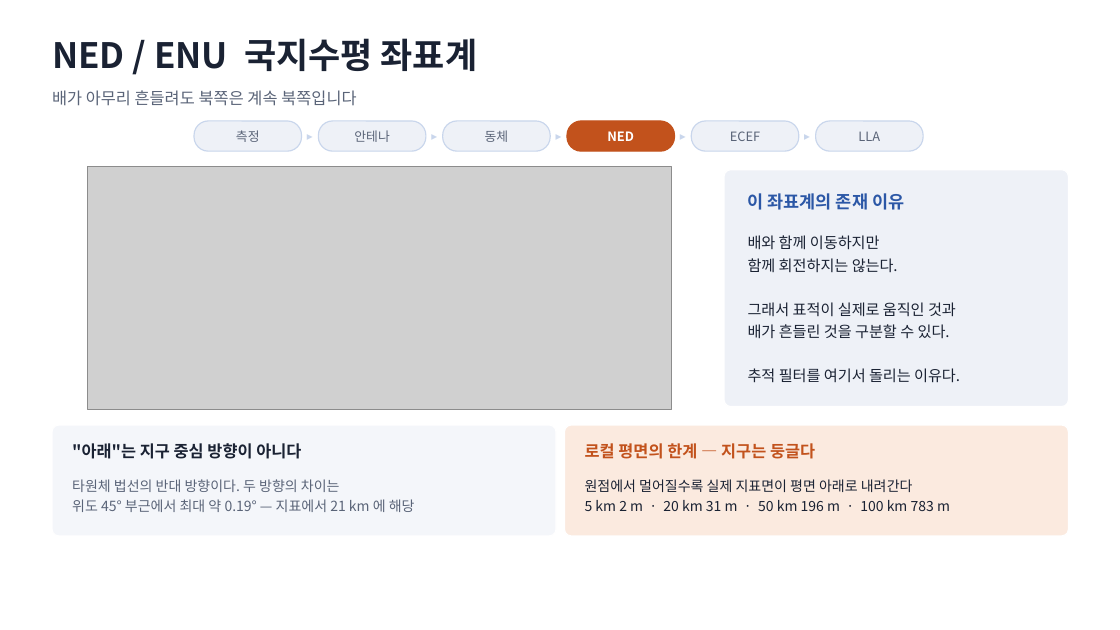
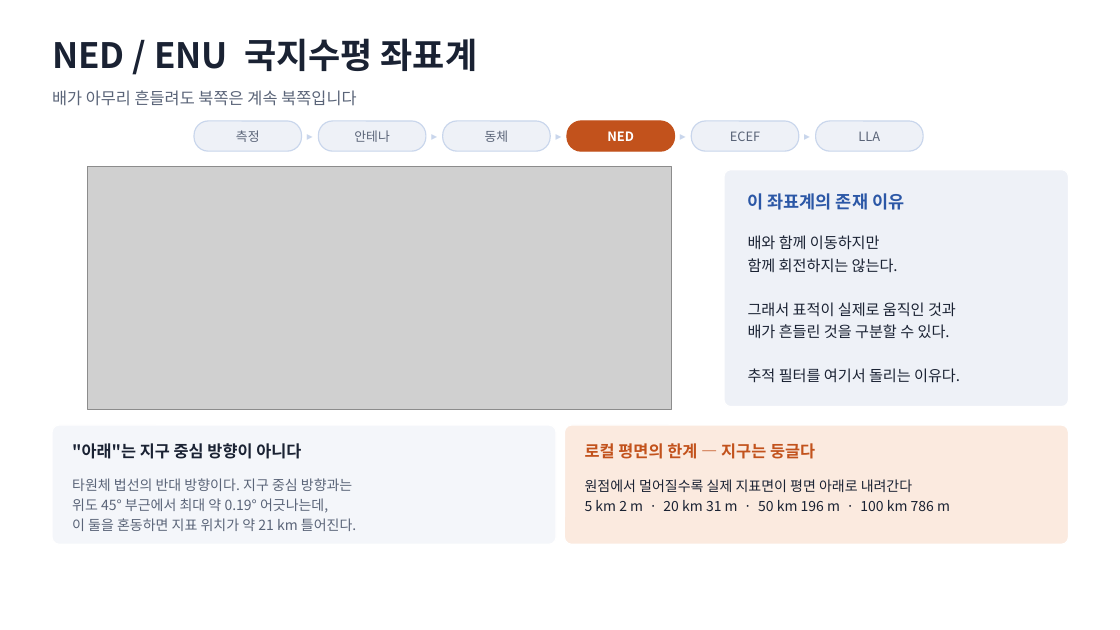
Before and after one commit to harley-hwan/IpcProc, a slide deck: slide 17 of Part2_CoordFrames/ref/산출물/Chapter2_coordinate_systems.pptx. Drawn at 1120x630 pixels with LibreOffice and Linux fonts; fonts in the diff are those of the drawing; grey boxes stand for pictures. Boxes give left, top, right and bottom in pixels: in the first picture for what was removed or moved away, otherwise in the second. Text is boxed around its words. In the diff, an @@ line names an element or a change of style, - is before the commit and + after.

Commit message:
docs(part2): 발표자료 초심자용으로 보완, 4장·7장 그림 재구성
- 4장을 "한 표적을 여러 좌표계가 재는 장면" 그림 중심으로 다시 구성
- 7장 그림을 같은 배·표적 위에 축만 90° 돌린 형태로 교체
- 오류 수정(z 약속 범위, UV asin→atan2, 곡률 786 m)과 초심자용 설명 보강
- txt 방위각 오기 20→30도 수정

```diff
--- a/Part2_CoordFrames/ref/산출물/Chapter2_coordinate_systems.pptx
+++ b/Part2_CoordFrames/ref/산출물/Chapter2_coordinate_systems.pptx
@@ rounded rectangle: place and size @@
-rounded rectangle at box(52, 425, 556, 536)
+rounded rectangle at box(52, 425, 556, 544)
@@ rounded rectangle: place and size @@
-rounded rectangle at box(565, 425, 1069, 536)
+rounded rectangle at box(565, 425, 1069, 544)
@@ text at box(72, 478, 356, 531): text changed @@
-타원체 법선의 반대 방향이다. 두 방향의 차이는
-위도 45° 부근에서 최대 약 0.19° — 지표에서 21 km 에 해당
+타원체 법선의 반대 방향이다. 지구 중심 방향과는
+위도 45° 부근에서 최대 약 0.19° 어긋나는데,
+이 둘을 혼동하면 지표 위치가 약 21 km 틀어진다.
@@ text at box(585, 500, 950, 511): text changed @@
-5 km 2 m · 20 km 31 m · 50 km 196 m · 100 km 783 m
+5 km 2 m · 20 km 31 m · 50 km 196 m · 100 km 786 m
```
Also in this commit, not shown: 15 other slides changed, 10 other files.
